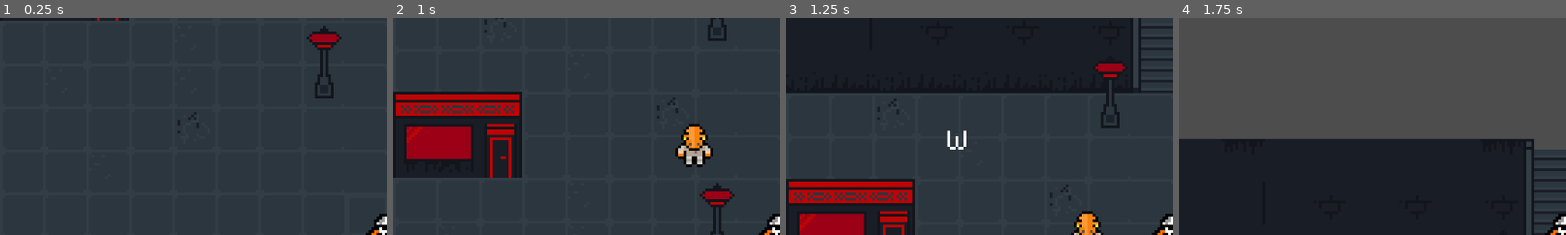
Above: before the commit, frames 1-4 (left to right).
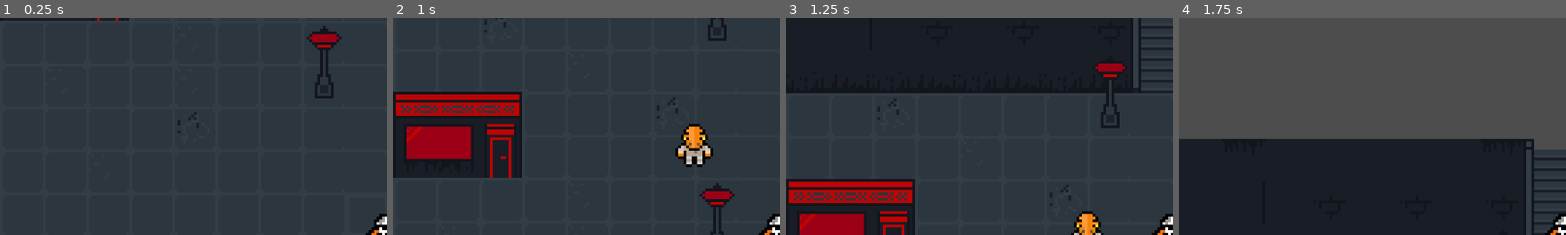
Above: after the commit, the same moments.

Repository: gedex11/Gra2DProjektZespolowy
Game: Godot game, scene res://scenes/levels/game_level_1.tscn
The game is run twice, just before and just after one commit, with the same random seed, the same clock (stepped at 60 frames per second) and the same inputs.
Inputs:
- Up to frame 1 (0.25 s): no input
- Up to frame 2 (1 s): tap Enter at 0.5 s; hold W (move_up) from 0.53 s (still down); hold E (interact) from 0.53 s (still down)
- Up to frame 3 (1.25 s): keep holding W (move_up); keep holding E (interact)
- Up to frame 4 (1.75 s): keep holding W (move_up); release E (interact) at 1.28 s; tap E (interact) at 1.35 s
The pictures show only the part of the screen within x 0-50%, y 0-50%; the shares and areas given below are measured in that part.

Frames 1-2 are identical in both runs. In frame 3, 0.2% of the frame differs, in the area x 41-47%, y 51-61%; in frame 4, nothing differs.

Commit message:
Dodanie InteractionManagera

Diff:
--- /dev/null
+++ b/interaction/InteractionManager.tscn
@@ -0,0 +1,22 @@
+[gd_scene load_steps=3 format=3 uid="uid://cgbmlgiwcy6ih"]
+
+[ext_resource type="Script" uid="uid://dfodh3kvocbl8" path="res://interaction/interaction_manager.gd" id="1_p7j5n"]
+[ext_resource type="FontFile" uid="uid://c1otpuieulf2y" path="res://assets/fonts/PixelOperator8.ttf" id="2_lid7h"]
+
+[node name="InteractionManager" type="Node2D"]
+script = ExtResource("1_p7j5n")
+
+[node name="Label" type="Label" parent="."]
+z_index = 20
+anchors_preset = 5
+anchor_left = 0.5
+anchor_right = 0.5
+offset_left = -102.0
+offset_right = 102.0
+offset_bottom = 23.0
+grow_horizontal = 2
+theme_override_fonts/font = ExtResource("2_lid7h")
+theme_override_font_sizes/font_size = 8
+text = "[E] to interact  "
+horizontal_alignment = 1
+vertical_alignment = 1
--- /dev/null
+++ b/interaction/interaction_area/interaction_area.gd
@@ -0,0 +1,19 @@
+extends Area2D
+class_name InteractionArea
+
+
+
+@export var action_name: String = "interact"
+@onready var player = get_tree().get_first_node_in_group("player")
+
+var interact: Callable = func():
+	pass
+
+
+
+func _on_body_entered(body: Node2D) -> void:
+	InteractionManager.register_area(self)
+
+
+func _on_body_exited(body: Node2D) -> void:
+	InteractionManager.unregister_area(self)
--- /dev/null
+++ b/interaction/interaction_area/interaction_area.tscn
@@ -0,0 +1,11 @@
+[gd_scene load_steps=2 format=3 uid="uid://cuypx6mprnbi4"]
+
+[ext_resource type="Script" uid="uid://buf6aur2imy06" path="res://interaction/interaction_area/interaction_area.gd" id="1_prtl0"]
+
+[node name="InteractionArea" type="Area2D"]
+collision_layer = 0
+collision_mask = 2
+script = ExtResource("1_prtl0")
+
+[connection signal="body_entered" from="." to="." method="_on_body_entered"]
+[connection signal="body_exited" from="." to="." method="_on_body_exited"]
--- /dev/null
+++ b/interaction/interaction_manager.gd
@@ -0,0 +1,47 @@
+extends Node2D
+
+
+@onready var label: Label = $Label
+@onready var player = get_tree().get_first_node_in_group("player")
+
+
+const base_text = "[E] to "
+
+var active_areas = []
+var can_interact = true
+
+func register_area(area: InteractionArea):
+	active_areas.push_back(area)
+
+
+func unregister_area(area: InteractionArea):
+	var index = active_areas.find(area)
+	if index != -1:
+		active_areas.remove_at(index)
+
+func _process(delta: float) -> void:
+	if active_areas.size() > 0 && can_interact:
+		active_areas.sort_custom(_sort_by_distance_to_player)
+		label.text = base_text + active_areas[0].action_name
+		label.global_position = active_areas[0].global_position
+		label.global_position.y -= 34
+		label.global_position.x -= label.size.x/2
+		label.show()
+	else:
+		label.hide()
+
+
+
+func _sort_by_distance_to_player(area1, area2):
+	var area1_to_player = player.global_position.distance_to(area1.global_position)
+	var area2_to_player = player.global_position.distance_to(area2.global_position)
+	return area1_to_player - area2_to_player
+
+
+func _input(event):
+	if (event.is_action_pressed("interact") && can_interact):
+		if active_areas.size() > 0:
+			can_interact = false
+			label.hide()
+			await active_areas[0].interact.call()
+			can_interact = true
--- a/project.godot
+++ b/project.godot
@@ -14,6 +14,14 @@
 run/main_scene="uid://fvmkgve4iwtp"
 config/features=PackedStringArray("4.5", "Forward Plus")
 config/icon="res://icon.svg"
+
+[autoload]
+
+InteractionManager="*res://interaction/InteractionManager.tscn"
+
+[global_group]
+
+player=""
 
 [input]
 
--- a/scenes/characters/npc_1.tscn
+++ b/scenes/characters/npc_1.tscn
@@ -2,13 +2,13 @@
 
 [ext_resource type="Script" uid="uid://dt28lil0w8yrb" path="res://scripts/npc/npc_1.gd" id="1_yqwbm"]
 [ext_resource type="Texture2D" uid="uid://crcjh68muo20a" path="res://assets/textures/characters/npc/orange_general.png" id="2_kbhas"]
-[ext_resource type="FontFile" uid="uid://c1otpuieulf2y" path="res://assets/fonts/PixelOperator8.ttf" id="3_y4bt0"]
+[ext_resource type="PackedScene" uid="uid://cuypx6mprnbi4" path="res://interaction/interaction_area/interaction_area.tscn" id="3_kbhas"]
 
 [sub_resource type="CircleShape2D" id="CircleShape2D_yqwbm"]
 radius = 5.0
 
-[sub_resource type="RectangleShape2D" id="RectangleShape2D_sl741"]
-size = Vector2(50, 35.75)
+[sub_resource type="RectangleShape2D" id="RectangleShape2D_xf57r"]
+size = Vector2(45.5, 46)
 
 [node name="NPC_1" type="StaticBody2D"]
 script = ExtResource("1_yqwbm")
@@ -19,19 +19,7 @@
 [node name="Sprite2D" type="Sprite2D" parent="."]
 texture = ExtResource("2_kbhas")
 
-[node name="InteractArea" type="Area2D" parent="."]
+[node name="InteractionArea" parent="." instance=ExtResource("3_kbhas")]
 
-[node name="CollisionShape2D" type="CollisionShape2D" parent="InteractArea"]
-position = Vector2(0, 9)
-shape = SubResource("RectangleShape2D_sl741")
-
-[node name="DialogLabel" type="Label" parent="."]
-offset_left = -53.0
-offset_top = -38.0
-offset_right = 53.0
-offset_bottom = -9.0
-theme_override_fonts/font = ExtResource("3_y4bt0")
-theme_override_font_sizes/font_size = 8
-
-[connection signal="body_entered" from="InteractArea" to="." method="_on_interact_area_body_entered"]
-[connection signal="body_exited" from="InteractArea" to="." method="_on_interact_area_body_exited"]
+[node name="CollisionShape2D" type="CollisionShape2D" parent="InteractionArea"]
+shape = SubResource("RectangleShape2D_xf57r")
--- a/scenes/characters/player.tscn
+++ b/scenes/characters/player.tscn
@@ -47,7 +47,8 @@
 [sub_resource type="CircleShape2D" id="CircleShape2D_qlg0r"]
 radius = 6.0
 
-[node name="Player" type="CharacterBody2D"]
+[node name="Player" type="CharacterBody2D" groups=["player"]]
+collision_layer = 2
 script = ExtResource("1_g2els")
 
 [node name="AnimatedSprite2D" type="AnimatedSprite2D" parent="."]
--- a/scripts/npc/npc_1.gd
+++ b/scripts/npc/npc_1.gd
@@ -1,61 +1,18 @@
 extends StaticBody2D
 
-@onready var dialog_label: Label = $DialogLabel
+@onready var interaction_area: InteractionArea = $InteractionArea
 
-# Zmienne konfiguracyjne
-@export var dialog_lines: Array[String] = [
-	"Witaj w naszym miescie! \nNacicnij E, aby kontynuowac...",
-	"Znajdz statek \n[E]",
-	"Pozdro"
-]
 
-var current_line: int = 0
-var is_player_in_range: bool = false
-var is_typing: bool = false
-
-func _ready() -> void:
-	dialog_label.text = ""
-
-func _input(event: InputEvent) -> void:
-	if event.is_action_pressed("interact"):
-		if is_player_in_range:
-			advance_dialog()
-
-func advance_dialog() -> void:
-	if is_typing:
-		dialog_label.visible_ratio = 1.0
-		is_typing = false
-		return
-
-	if current_line < dialog_lines.size():
-		start_typing_effect(dialog_lines[current_line])
-		current_line += 1
+var lines: Array[String] = ["Witaj",
+			"Mam dla ciebie pewne zadanie do wykonania"]
 
 
 
-func start_typing_effect(text_to_show: String) -> void:
-	dialog_label.text = text_to_show
-	dialog_label.visible_ratio = 0.0
-	is_typing = true
-
-	# Animacja pisania tekstu
-	var duration = text_to_show.length() * 0.09 # 0.09s na literę
-	var tween = get_tree().create_tween()
-
-	tween.tween_property(dialog_label, "visible_ratio", 1.0, duration)
-
-	tween.finished.connect(func(): is_typing = false)
+func _ready():
+	interaction_area.interact = Callable(self, "_on_interact")
 
 
-func _on_interact_area_body_entered(body: Node2D) -> void:
-	if body is CharacterBody2D:
-		is_player_in_range = true
-		advance_dialog()
 
-
-func _on_interact_area_body_exited(body: Node2D) -> void:
-	if body is CharacterBody2D:
-		is_player_in_range = false
-		is_typing = false
-		dialog_label.text = ""
-		current_line = 0
+#func _on_interact():
+	#DialogManager.start_dialog(global_position, lines)
+	#await DialogManager.dialog_finished
Not shown, added: interaction/interaction_area/interaction_area.gd.uid
Not shown, added: interaction/interaction_manager.gd.uid
